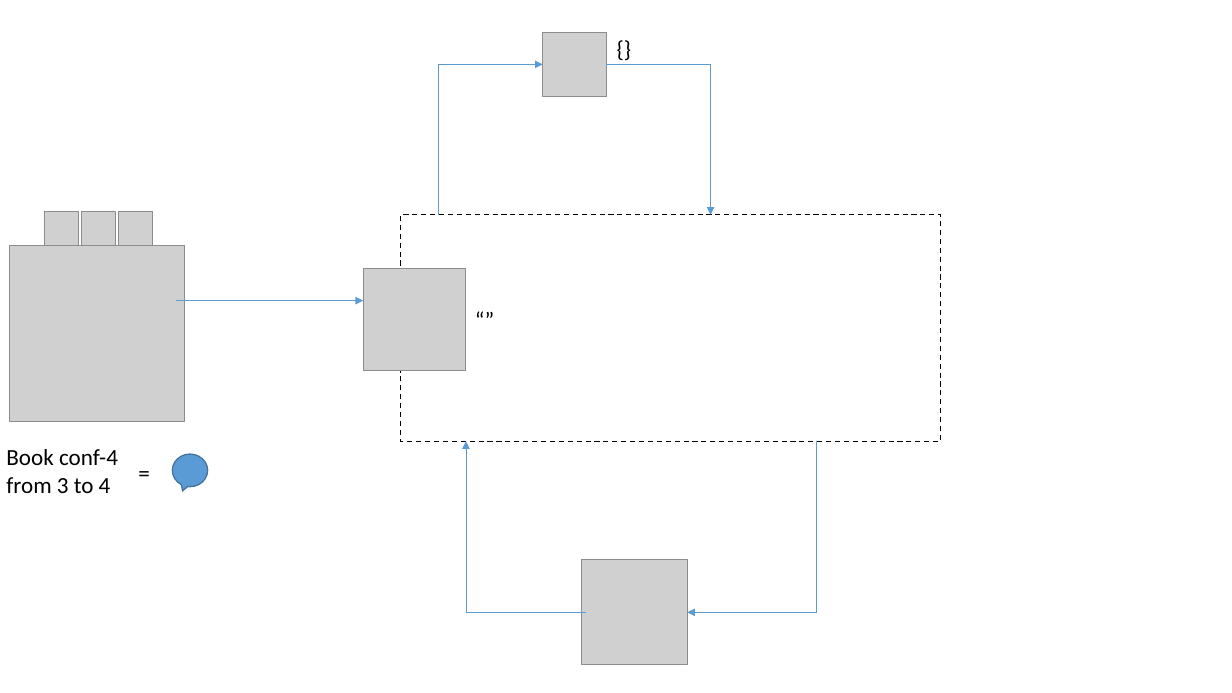
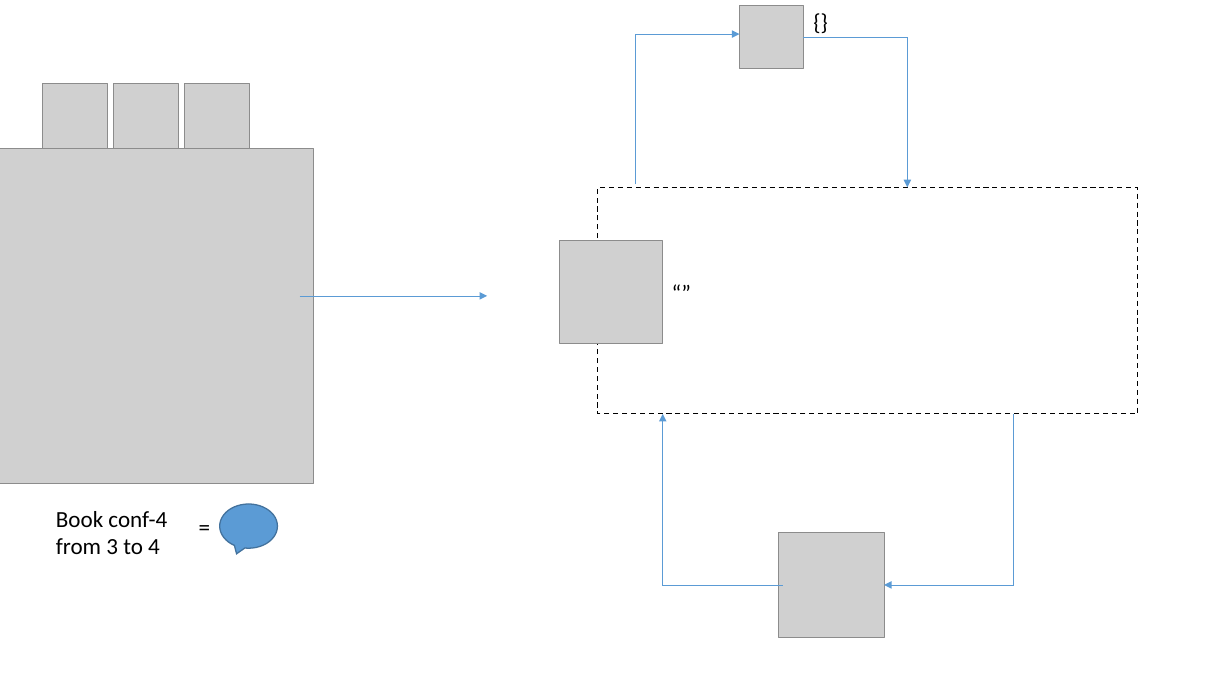
Before and after one commit to Vedang18/ProBOT, a slide deck: slide 4 of probot.pptx (slide 1 before the commit). Drawn at 1232x693 pixels with LibreOffice and Linux fonts; fonts in the diff are those of the drawing; grey boxes stand for pictures. Boxes give left, top, right and bottom in pixels: in the first picture for what was removed or moved away, otherwise in the second. Text is boxed around its words. In the diff, an @@ line names an element or a change of style, - is before the commit and + after.

Commit message:
Updated presentation

```diff
--- a/probot.pptx
+++ b/probot.pptx
@@ 2 elbow arrows, 1 picture: place and size @@
-2 elbow arrows, 1 picture at [439, 65, 711, 665]
+2 elbow arrows, 1 picture at [636, 34, 908, 638]
@@ picture: place and size @@
-picture at [44, 212, 79, 246]
+picture at [43, 84, 107, 149]
@@ picture: place and size @@
-picture at [81, 212, 116, 246]
+picture at [114, 84, 178, 149]
@@ picture: place and size @@
-picture at [118, 212, 152, 246]
+picture at [185, 83, 250, 148]
@@ picture: place and size @@
-picture at [9, 246, 185, 421]
+picture at [0, 149, 313, 483]
@@ arrow moved from (176, 300) - (363, 300) to (299, 296) - (487, 296) @@
@@ 2 pictures, 2 texts, 2 elbow arrows, 1 rectangle: place and size @@
-2 pictures, 2 texts, 2 elbow arrows, 1 rectangle at [363, 30, 942, 613]
+2 pictures, 2 texts, 2 elbow arrows, 1 rectangle at [560, 3, 1139, 585]
@@ text "Book conf-4": place and size @@
-text "Book conf-4" at [6, 449, 118, 493]
+text "Book conf-4" at [56, 511, 167, 554]
@@ text "=" rewrapped from [129, 454, 160, 491] to [189, 508, 216, 545] @@
@@ speech bubble: place and size @@
-speech bubble at [173, 454, 208, 486]
+speech bubble at [220, 505, 278, 549]
```
Also in this commit, not shown: 8 slides added.
